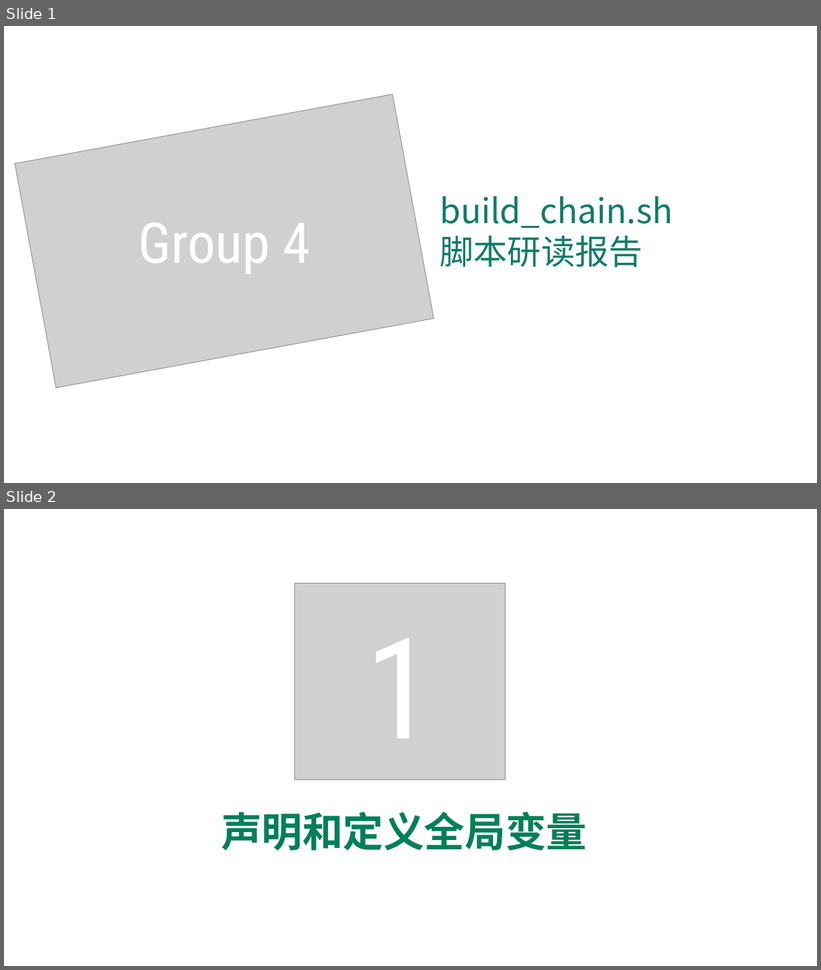
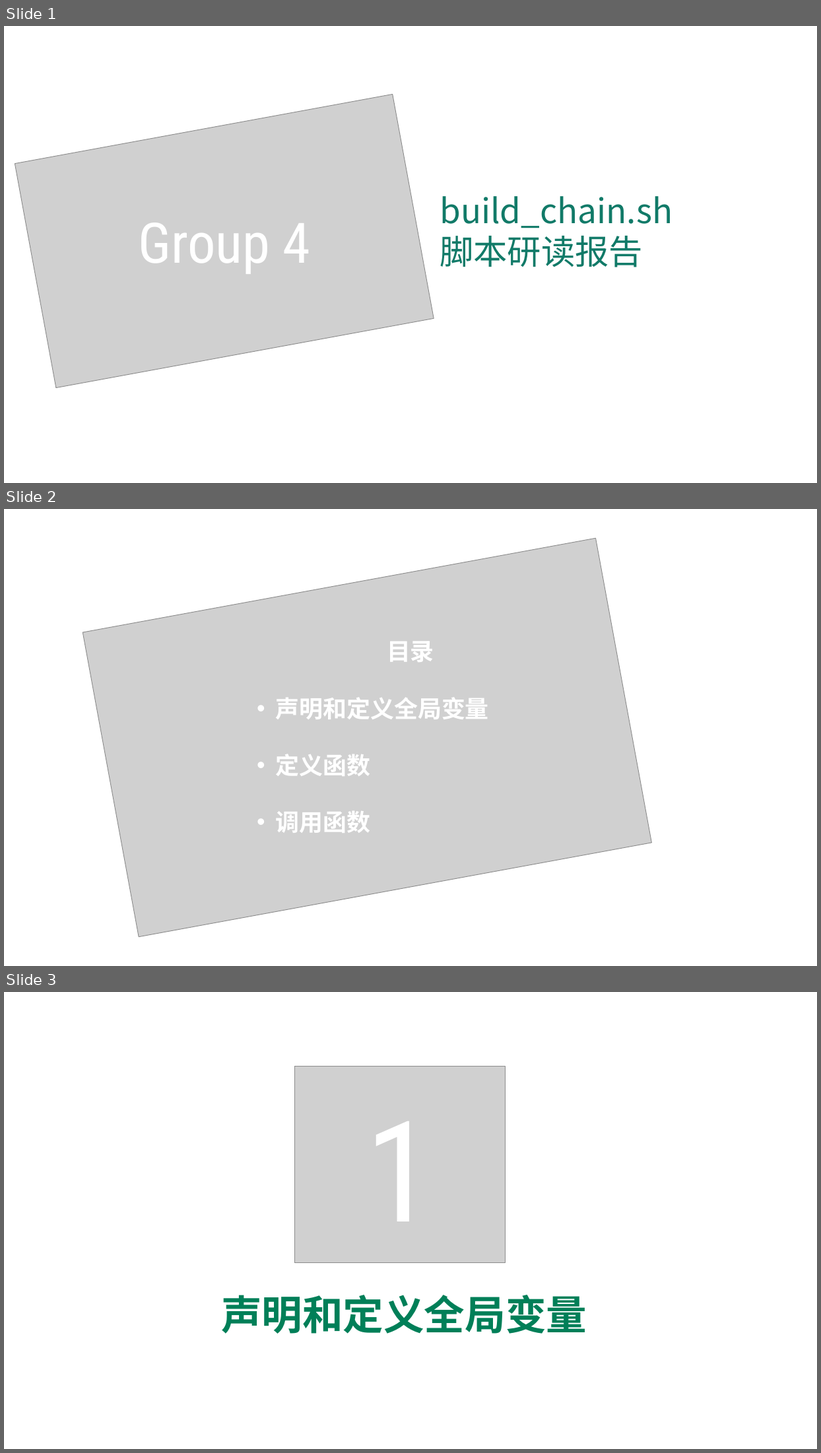
Before and after one commit to blockchaingroup4/webank, a slide deck: 汇报资料/Group4_脚本研读.pptx. Shown one above the other, each under a label of ours: slides 1 and 2 before the commit, slides 1, 2 and 3 after it. The pictures are 821x970 and 821x1453 pixels, drawn with LibreOffice and Linux fonts; fonts in the diff are those of the drawing; grey boxes stand for pictures. Boxes give left, top, right and bottom in pixels: in the first picture for what was removed or moved away, otherwise in the second. Text is boxed around its words. In the diff, an @@ line names an element or a change of style, - is before the commit and + after.

```diff
--- a/汇报资料/Group4_脚本研读.pptx
+++ b/汇报资料/Group4_脚本研读.pptx
@@ slide 2 added at box(4, 509, 817, 966), background #FFFFFF @@
@@ picture added at box(83, 538, 651, 937) @@
@@ text added at box(276, 641, 489, 833), 28 pt, text #FFFFFF, bold @@
+目录
+• 声明和定义全局变量
+• 定义函数
+• 调用函数
@@ what was slide 2 is now slide 3 @@
```
Also in this commit, not shown: 1 slide changed, 2 other slides added.
